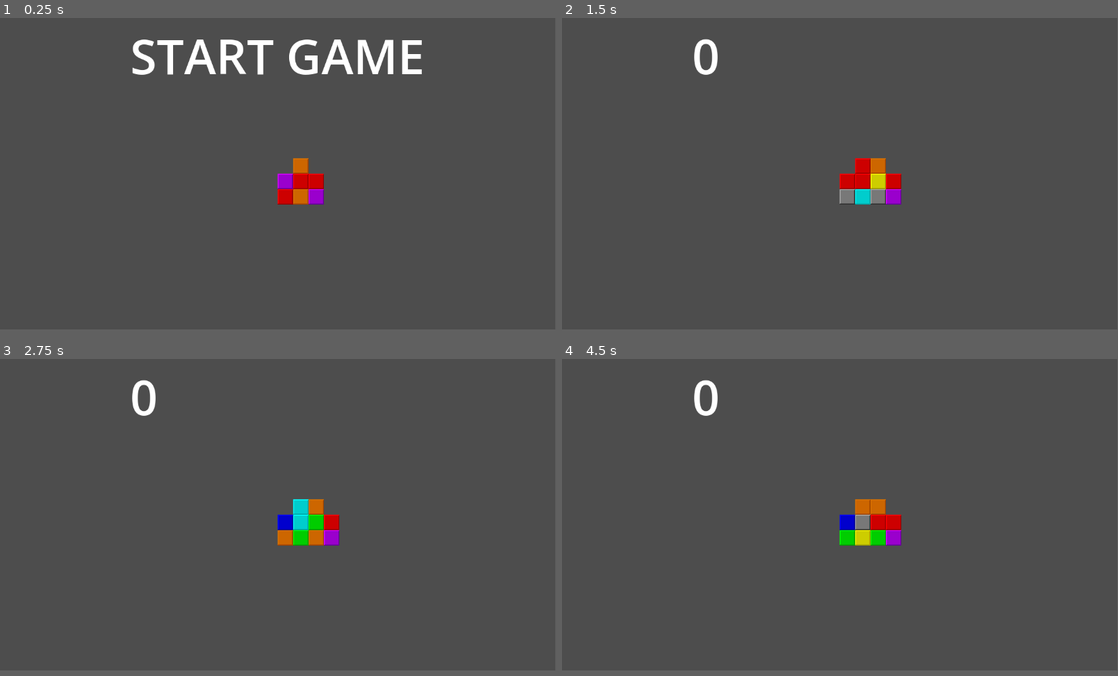
Above: before the commit, frames 1-4 (two rows, left to right).
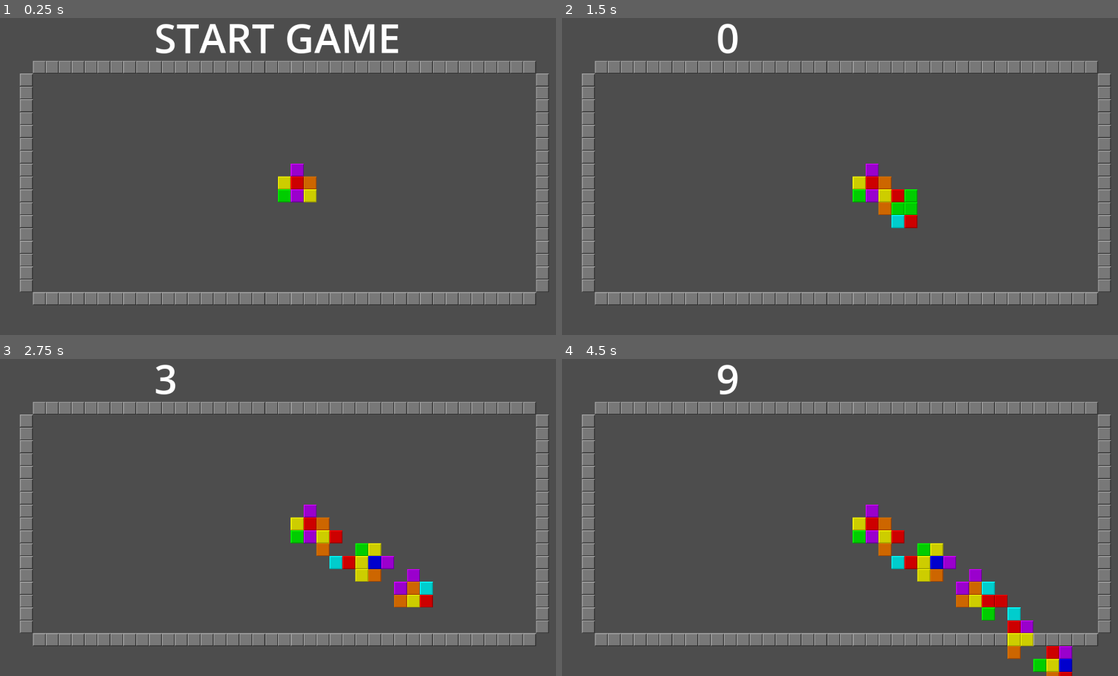
Above: after the commit, the same moments.

Repository: alexcolemandata/game-matcher
Game: Godot game, scene res://main.tscn
Same seed, same stepped clock (60 frames per second), same inputs: the game is played once before the commit and once after it.
Inputs:
- Up to frame 1 (0.25 s): no input
- Up to frame 2 (1.5 s): tap Enter at 0.5 s; hold Right (right) 0.53-1.28 s; hold Space (spawn piece) 0.53-1.28 s; hold Down (down) from 1.28 s (still down); tap A (rotate anticlockwise) at 1.35 s
- Up to frame 3 (2.75 s): tap Space (spawn piece) at 1.55, 2.3 s; tap Enter at 2 s; release Down (down) at 2.03 s; hold Right (right) from 2.03 s (still down); hold D (rotate clockwise) from 2.03 s (still down)
- Up to frame 4 (4.5 s): tap Space (spawn piece) at 2.75, 2.85 s; release Right (right) at 2.78 s; release D (rotate clockwise) at 2.78 s; hold Up (up) 2.78-3.53 s; tap Enter at 3.5 s; hold Space (spawn piece) 3.53-4.28 s; hold Left (left) from 3.53 s (still down); tap A (rotate anticlockwise) at 4.35 s
In our replay, the window is 799x449 before the commit and 800x457 after it. These sizes can differ from the game's own. Grey fills any space a smaller window leaves; there, only what the larger window draws over its background counts as a difference.

The runs differ from the first frame. In frame 1, 14% of the frame differs, in the area x 3-99%, y 1-91%; in frame 2, 12%; in frame 3, 13%; in frame 4, 14%, in the area x 3-99%, y 1-100%.

Commit message:
add border

Diff:
--- a/Board.gd
+++ b/Board.gd
@@ -1,11 +1,11 @@
 extends Node2D
 
 const DEFAULT_LAYER = preload("res://default_layer.tscn")
-const MIN_TILES_TO_SCORE = 4
+const MIN_TILES_TO_SCORE = 3
 const PIECE_SIZE_X = 3
 const PIECE_SIZE_Y = 2
-const HEIGHT = 10
-const WIDTH = 20
+const HEIGHT = 18
+const WIDTH = 40
 const MAIN_SOURCE_ID = 0
 
 const LIGHT_BLUE_TILE = Vector2i(0, 0)
@@ -24,20 +24,23 @@
 	GREEN_TILE,
 	ORANGE_TILE,
 	BLUE_TILE,
-	GREY_TILE
 ]
 
+var border: TileMapLayer
 var placed_tiles: TileMapLayer
 var active_piece: TileMapLayer
-
 var score = 0
+
 
 func _ready():
 	placed_tiles = DEFAULT_LAYER.instantiate()
 	active_piece = DEFAULT_LAYER.instantiate()
+	border = DEFAULT_LAYER.instantiate()
+	add_child(border)
 	add_child(placed_tiles)
 	add_child(active_piece)
 
+	init_border()
 	spawn_piece()
 
 func _input(event) -> void:
@@ -58,7 +61,33 @@
 	if event.is_action_pressed("rotate clockwise"):
 		rotate_clockwise()
 
-
+func init_border() -> void:
+	print("init_border")
+	var half_height = int(HEIGHT / 2)
+	var half_width = int(WIDTH / 2)
+	for x in range(half_width):
+		draw_coords(border, Vector2i(x, half_height), GREY_TILE)
+		draw_coords(border, Vector2i(x, -half_height), GREY_TILE)
+
+		if x > 0:
+			draw_coords(border, Vector2i(-x, half_height), GREY_TILE)
+			draw_coords(border, Vector2i(-x, -half_height), GREY_TILE)
+
+	for y in range(half_height):
+		draw_coords(border, Vector2i(half_width, y), GREY_TILE)
+		draw_coords(border, Vector2i(-half_width, y), GREY_TILE)
+
+		if y > 0:
+			draw_coords(border, Vector2i(half_width, -y), GREY_TILE)
+			draw_coords(border, Vector2i(-half_width, -y), GREY_TILE)
+
+	draw_coords(border, Vector2i(half_height, half_width), GREY_TILE)
+	draw_coords(border, Vector2i(half_height, -half_width), GREY_TILE)
+	draw_coords(border, Vector2i(-half_height, half_width), GREY_TILE)
+	draw_coords(border, Vector2i(-half_height, -half_width), GREY_TILE)
+
+
+	pass
 
 
 func clear_scored_pieces() -> void:
@@ -176,17 +205,27 @@
 
 	active_piece.clear()
 
+
 func spawn_piece() -> void:
+	var spawn_offset: Vector2i
+	if placed_tiles.get_used_cells().size() == 0:
+		spawn_offset = Vector2i(0, 0)
+	else:
+		var spawn_rect = placed_tiles.get_used_rect()
+		spawn_offset = spawn_rect.get_center() + Vector2i(spawn_rect.size / 2)
+
 	for x in range(0, PIECE_SIZE_X):
 		for y in range(0, PIECE_SIZE_Y):
-			draw_coords(active_piece, Vector2i(x, y), roll_color())
-
-	draw_coords(active_piece, Vector2i(int(PIECE_SIZE_X / 2), -1), roll_color())
+			draw_coords(active_piece, Vector2i(x, y) + spawn_offset, roll_color())
+
+	draw_coords(active_piece, Vector2i(int(PIECE_SIZE_X / 2), -1) + spawn_offset, roll_color())
 	print("spawned piece")
 
 func can_move_in_direction(direction: Vector2i) -> bool:
 	for cell in active_piece.get_used_cells():
 		if placed_tiles.get_cell_tile_data(cell + direction):
+			return false
+		if border.get_cell_tile_data(cell + direction):
 			return false
 
 	return true
--- a/main.tscn
+++ b/main.tscn
@@ -7,13 +7,16 @@
 [node name="LayerHolder" type="Node2D" parent="."]
 script = ExtResource("1_fd0w8")
 
-[node name="Camera2D" type="Camera2D" parent="."]
+[node name="Camera2D" type="Camera2D" parent="LayerHolder"]
+unique_name_in_owner = true
+zoom = Vector2(1.015, 1.015)
+position_smoothing_enabled = true
 
 [node name="Score" type="Label" parent="."]
 unique_name_in_owner = true
-offset_left = -306.0
-offset_top = -314.0
-offset_right = 305.0
-offset_bottom = -177.0
+offset_left = -307.0
+offset_top = -414.0
+offset_right = 304.0
+offset_bottom = -277.0
 theme_override_font_sizes/font_size = 100
 text = "START GAME"
--- a/project.godot
+++ b/project.godot
@@ -17,6 +17,8 @@
 
 [display]
 
+window/size/viewport_width=1400
+window/size/viewport_height=800
 window/size/always_on_top=true
 
 [input]
